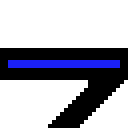
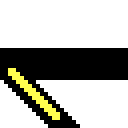
Layers edited between the first and the second 128x128 image:
showed group "Turnout Right" (9 layers) over [4,60,124,124]
showed group "Route" (15th of 26, in "Turnout Right") (2 layers) over [4,60,124,124]
hid group "Turnout Left" (9 layers) over [4,60,124,124]
hid group "Normal" (16th of 26, in "Turnout Left") (2 layers) over [4,60,124,124]
hid "Straight" (6th of 7, in "Turnout Left" › "Normal") over [4,60,124,124]
